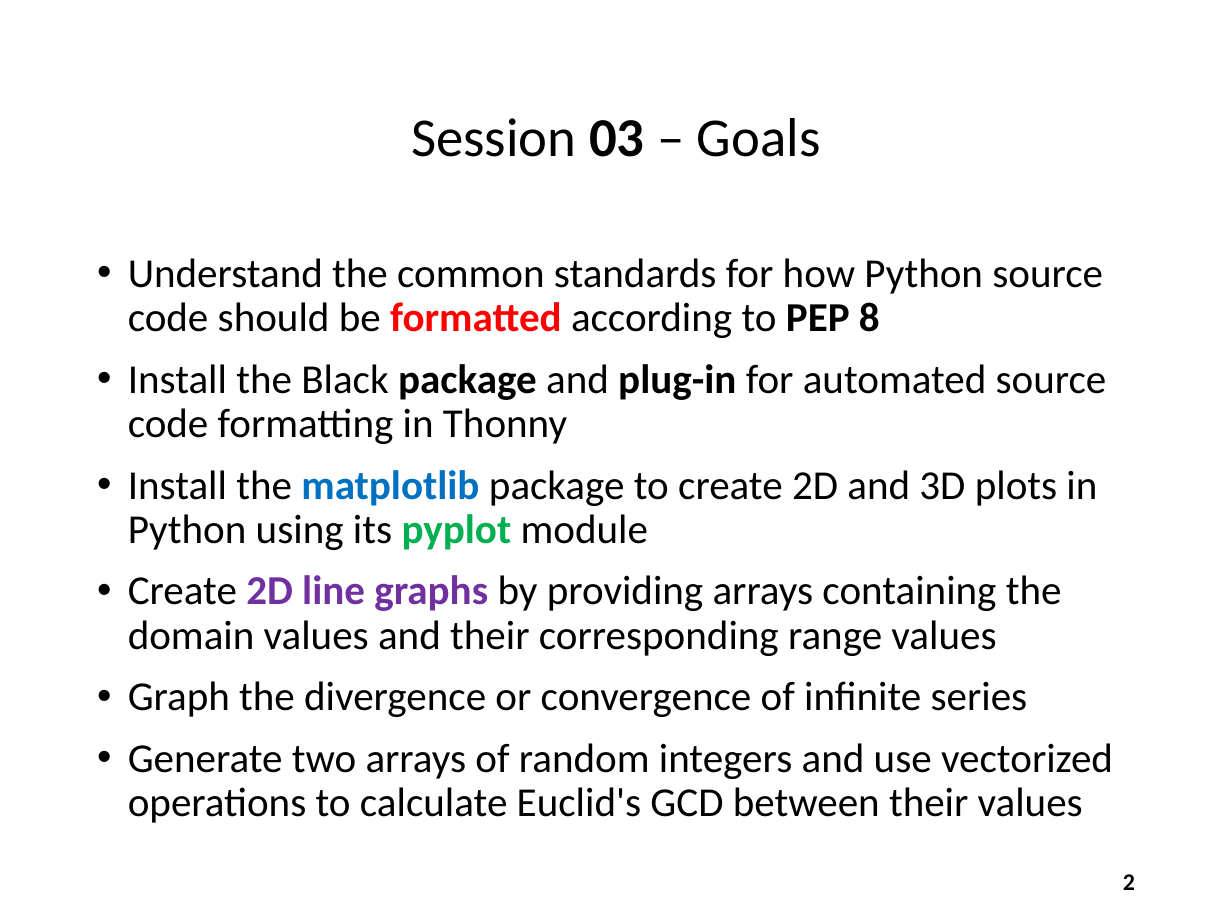
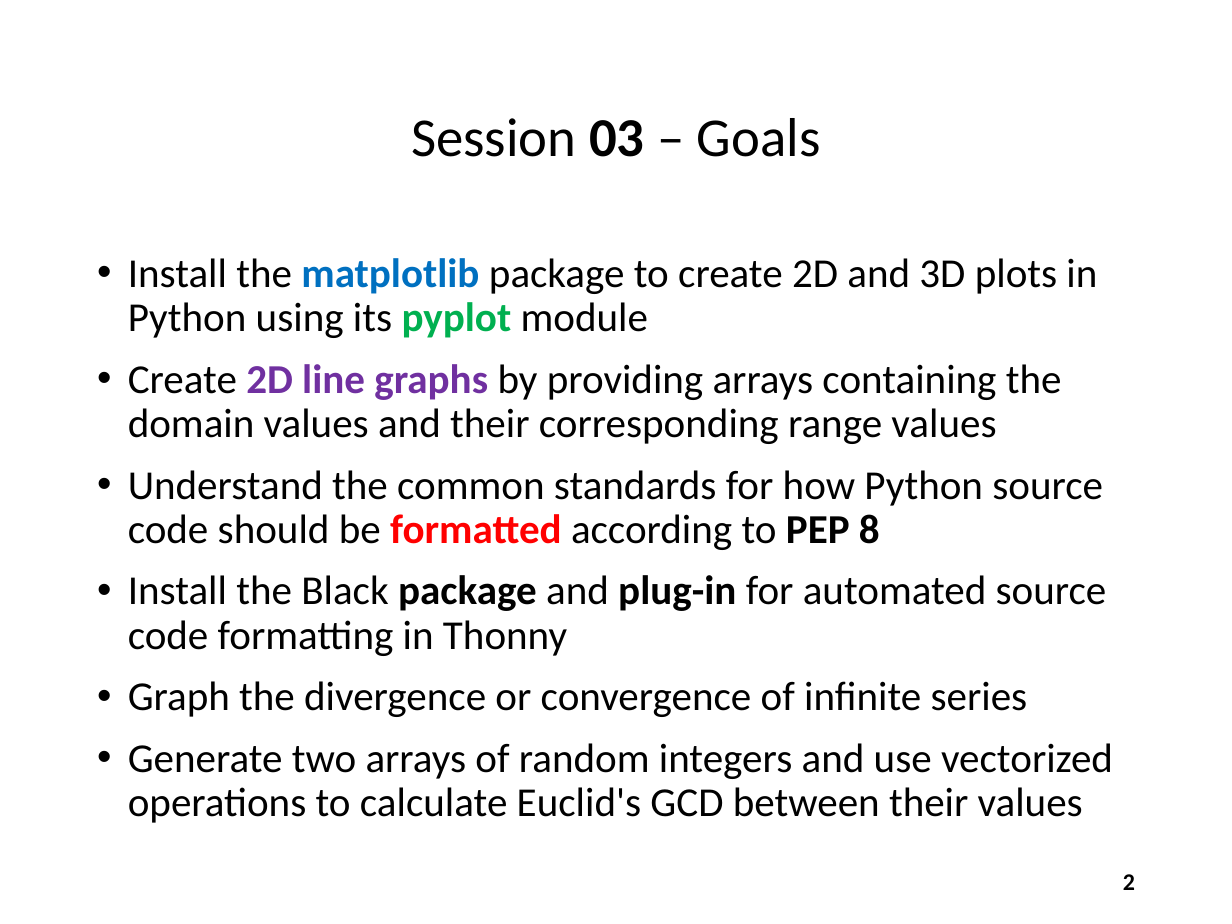
Before and after one commit to dbiersach/scicomp101, a slide deck: slide 2 of Session 03 - Making Line Graphs/Session 03 - Making Line Graphs.pptx. Drawn at 1232x924 pixels with LibreOffice and Linux fonts; fonts in the diff are those of the drawing. Boxes give left, top, right and bottom in pixels: in the first picture for what was removed or moved away, otherwise in the second. Text is boxed around its words. In the diff, an @@ line names an element or a change of style, - is before the commit and + after.

Commit message:
Demonstrate using Black formatter

```diff
--- a/Session 03 - Making Line Graphs/Session 03 - Making Line Graphs.pptx
+++ b/Session 03 - Making Line Graphs/Session 03 - Making Line Graphs.pptx
@@ text at bbox=[128, 258, 1097, 444]: paragraphs added @@
+• Install the matplotlib package to create 2D and 3D plots in Python using its pyplot module
+• Create 2D line graphs by providing arrays containing the domain values and their corresponding range values
@@ text at bbox=[128, 470, 1097, 656]: paragraphs removed @@
-• Install the matplotlib package to create 2D and 3D plots in Python using its pyplot module
-• Create 2D line graphs by providing arrays containing the domain values and their corresponding range values
```
Also in this commit, not shown: 5 other slides changed, 4 slides added.
